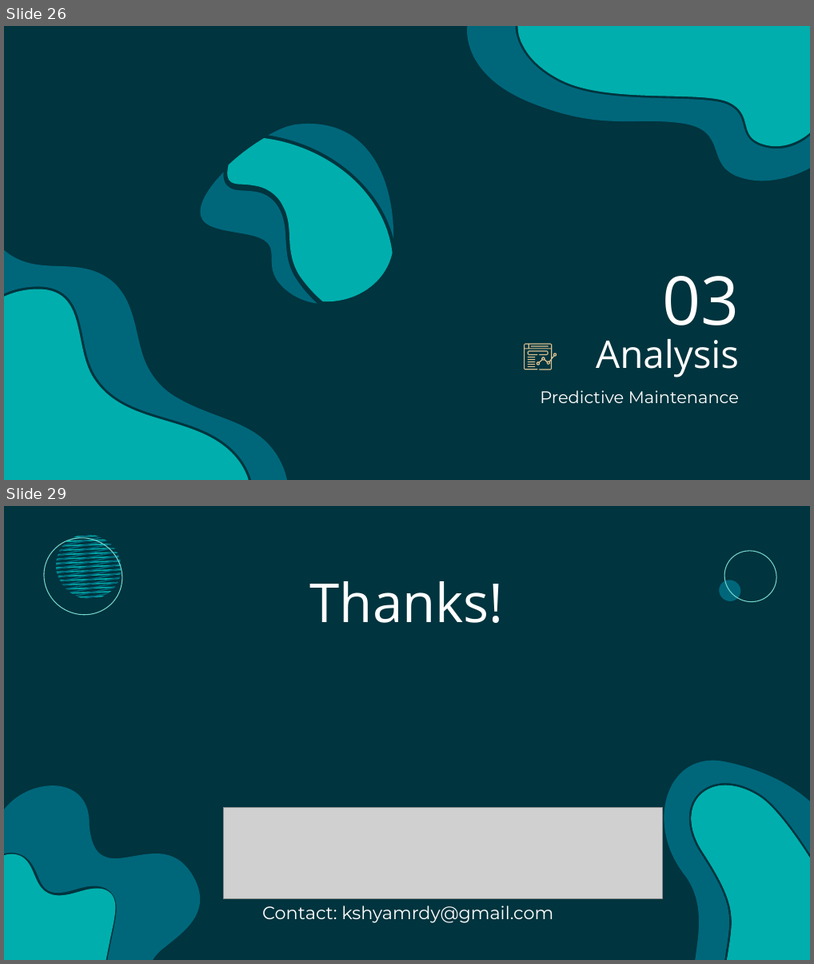
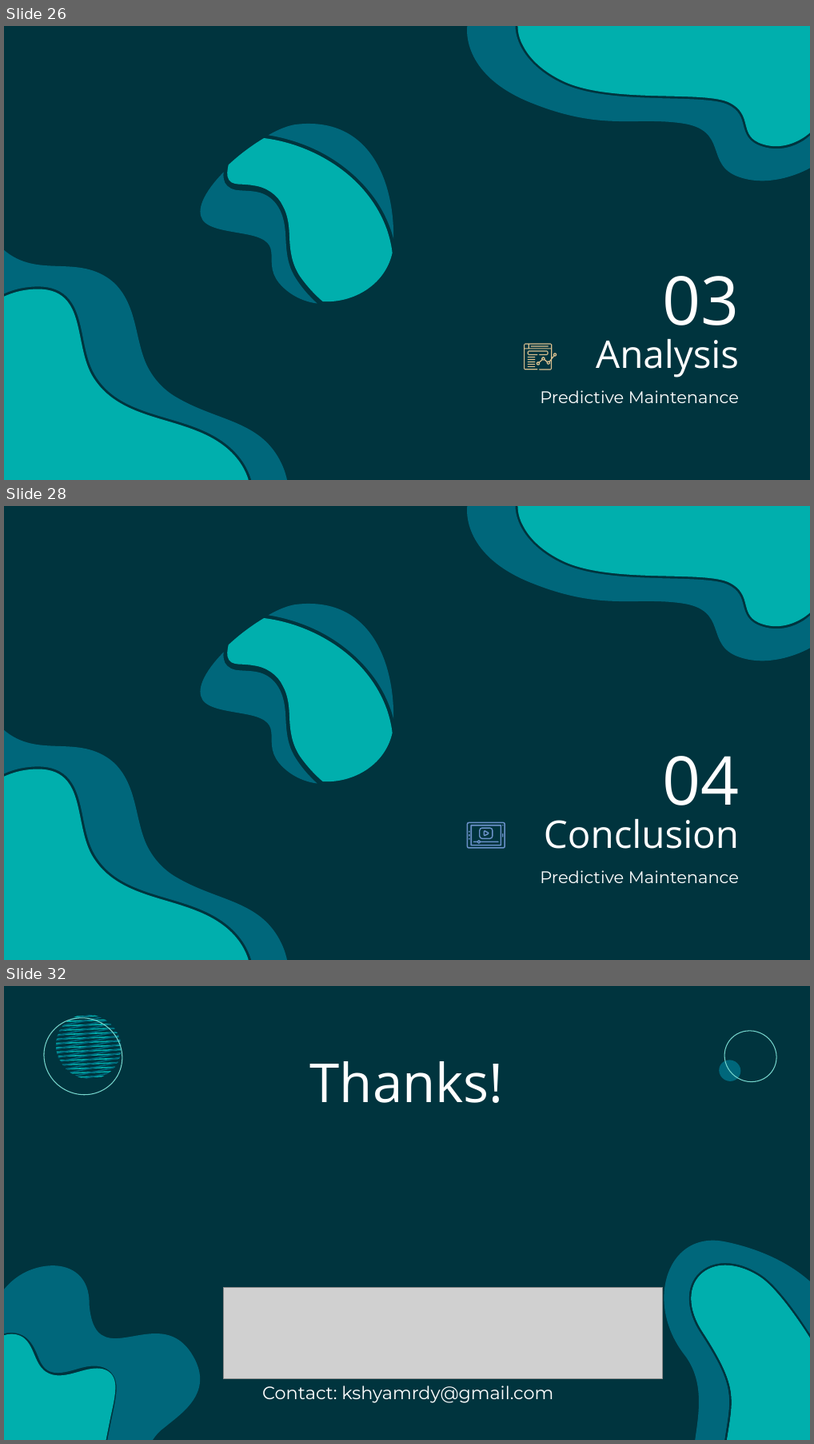
Before and after one commit to JathinShyam/Project-Final, a slide deck: Rockfort Intern Report.pptx. Shown one above the other, each under a label of ours: slides 26 and 29 before the commit, slides 26, 28 and 32 after it; the slides between them are not shown. The pictures are 814x964 and 814x1444 pixels, drawn with LibreOffice and Linux fonts; fonts in the diff are those of the drawing; grey boxes stand for pictures. Boxes give left, top, right and bottom in pixels: in the first picture for what was removed or moved away, otherwise in the second. Text is boxed around its words. In the diff, an @@ line names an element or a change of style, - is before the commit and + after.

```diff
--- a/Rockfort Intern Report.pptx
+++ b/Rockfort Intern Report.pptx
@@ slide 28 added at box(4, 506, 810, 960), background #00343E; not listed: 7 template elements that a slide beside it also shows @@
@@ title added at box(662, 756, 739, 822), 60 pt, text #FFFFFF @@
+04
@@ group added at box(467, 822, 506, 848): 10 freeform shapes @@
@@ title added at box(544, 819, 739, 848), 34 pt, text #FFFFFF @@
+Conclusion
@@ subtitle added at box(540, 870, 739, 883), 15 pt, text #FFFFFF @@
+Predictive Maintenance
@@ what was slide 29 is now slide 32 @@
```
Also in this commit, not shown: 2 slides changed, 2 other slides added.
